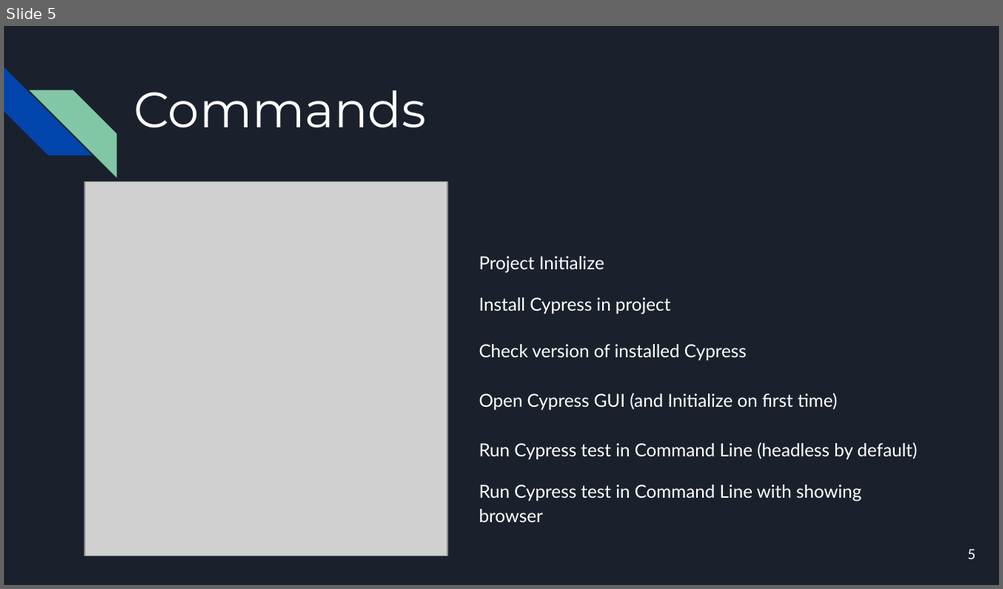
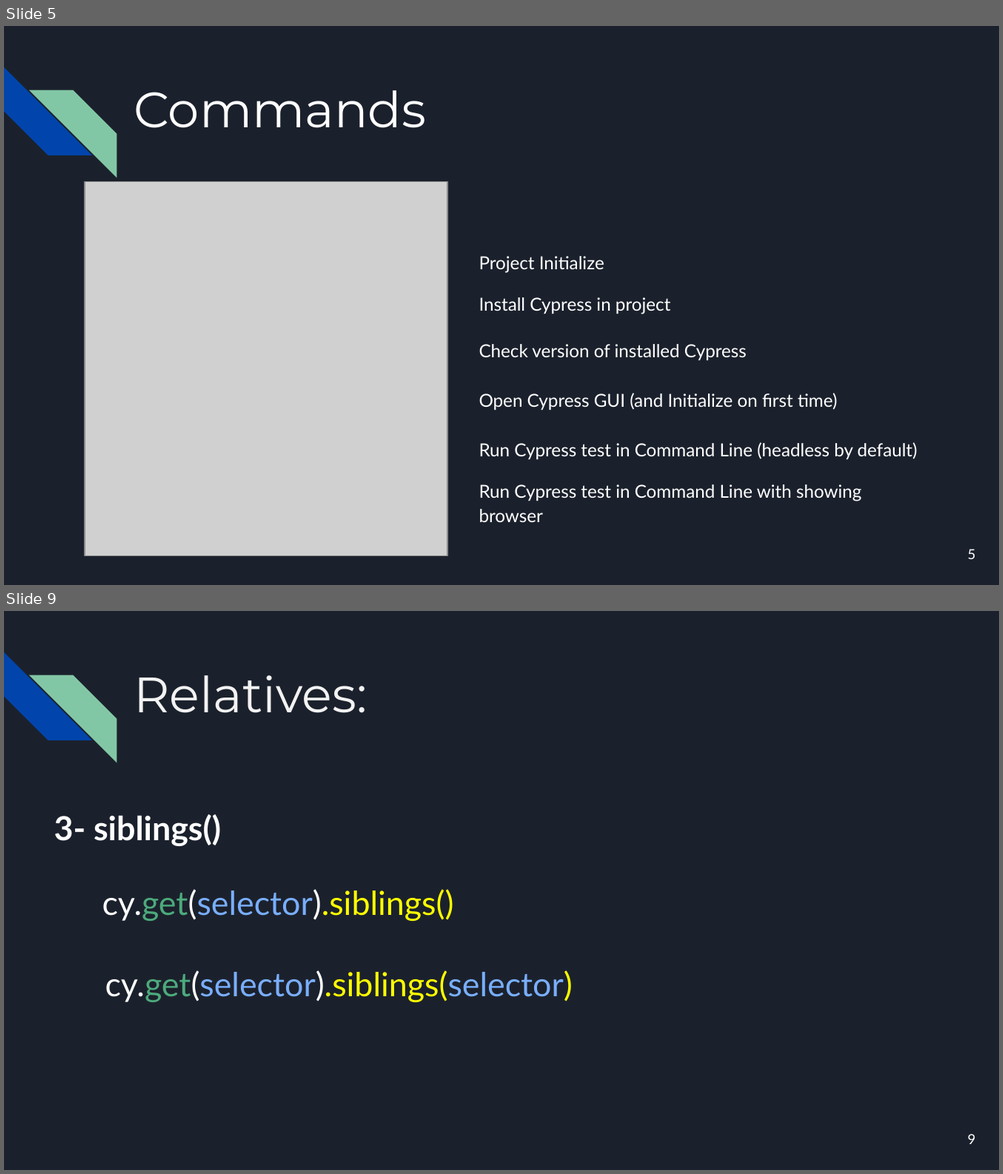
Before and after one commit to mmonfared/automationcamp-cypress, a slide deck: AutomationCamp-Cypress.pptx. Shown one above the other, each under a label of ours: slide 5 before the commit, slides 5 and 9 after it; the slides between them are not shown. The pictures are 1003x589 and 1003x1174 pixels, drawn with LibreOffice and Linux fonts; fonts in the diff are those of the drawing; grey boxes stand for pictures. Boxes give left, top, right and bottom in pixels: in the first picture for what was removed or moved away, otherwise in the second. Text is boxed around its words. In the diff, an @@ line names an element or a change of style, - is before the commit and + after.

```diff
--- a/AutomationCamp-Cypress.pptx
+++ b/AutomationCamp-Cypress.pptx
@@ slide 9 added at [4,611,999,1170], background #1B212C; not listed: 2 template elements that a slide beside it also shows @@
@@ title added at [134,675,367,713], 36 pt, text #F2F2F2 @@
+Relatives:
@@ text added at [54,815,221,846], 24 pt, text #FFFFFF, bold @@
+3- siblings()
@@ text added at [102,889,454,921], 24 pt, text #FFFF00 @@
+cy.get(selector).siblings()
@@ text added at [105,971,572,1002], 24 pt, text #79AEFE @@
+cy.get(selector).siblings(selector)
@@ page number added at [967,1134,976,1145], 10 pt, text #FFFFFF @@
+9
```
Also in this commit, not shown: 8 other slides added, 2 other files.
